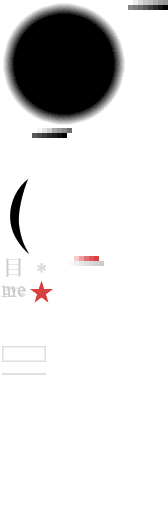
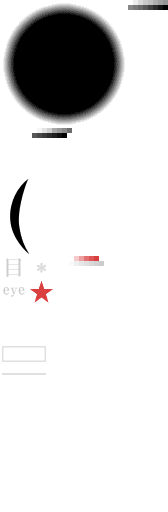
Layer changes from the first w=168, h=512 image to the second:
painted on "Layer 0" over left=1, top=285, right=26, bottom=297
